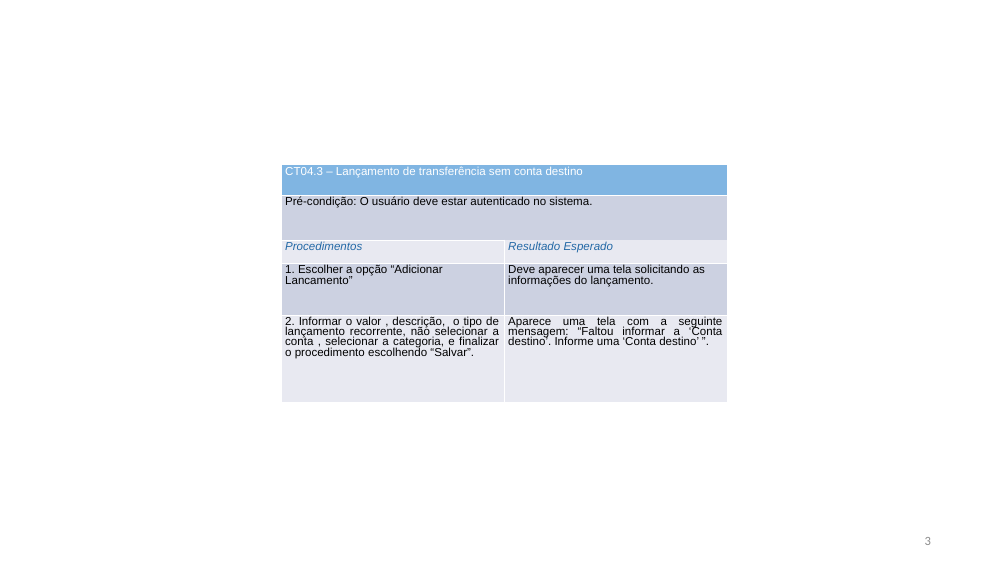
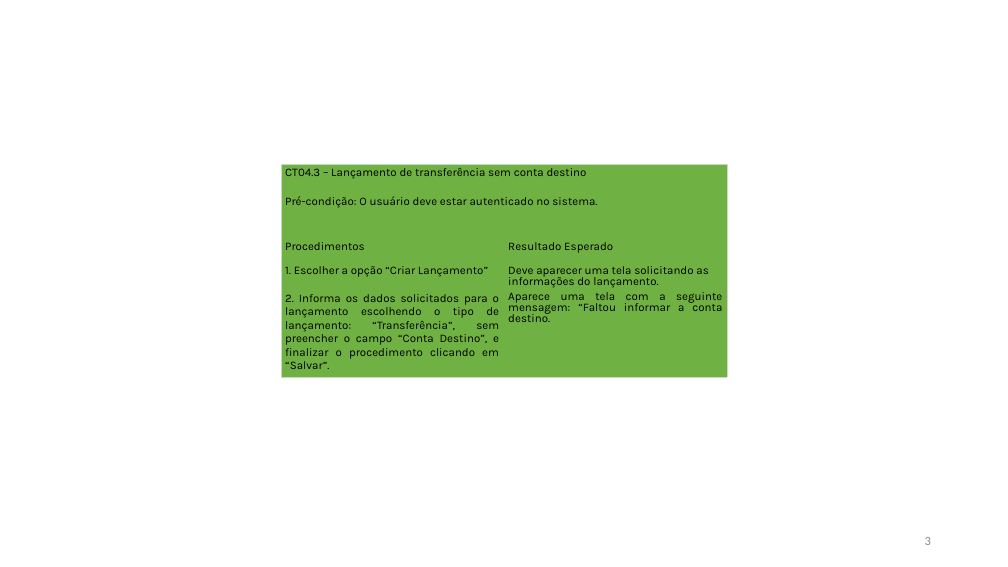
Before and after one commit to evertonschuster/GestaoFinancaPessoal, a slide deck: slide 3 of GestaoFinancaPessoal/GestaoFinancaPessoal/Documentos/Entrega-02/TestesAceitaçãoUS04.pptx. Drawn at 1008x567 pixels with LibreOffice and Linux fonts; fonts in the diff are those of the drawing. Boxes give left, top, right and bottom in pixels: in the first picture for what was removed or moved away, otherwise in the second. Text is boxed around its words. In the diff, an @@ line names an element or a change of style, - is before the commit and + after.

```diff
--- a/GestaoFinancaPessoal/GestaoFinancaPessoal/Documentos/Entrega-02/TestesAceitaçãoUS04.pptx
+++ b/GestaoFinancaPessoal/GestaoFinancaPessoal/Documentos/Entrega-02/TestesAceitaçãoUS04.pptx
@@ table at box(281, 165, 727, 378) @@
-row 4, column 1: 1. Escolher a opção “Adicionar Lancamento”
+row 4, column 1: 1. Escolher a opção “Criar Lançamento”
-row 5, column 1: 2. Informar o valor , descrição, o tipo de lançamento recorrente, não selecionar a conta , selecionar a categoria, e finalizar o procedimento escolhendo “Salvar”.
+row 5, column 1: 2. Informa os dados solicitados para o lançamento escolhendo o tipo de lançamento: “Transferência”, sem preencher o campo “Conta Destino”, e finalizar o procedimento clicando em “Salvar”.
-row 5, column 2: Aparece uma tela com a seguinte mensagem: “Faltou informar a ‘Conta destino’. Informe uma ‘Conta destino’ ”.
+row 5, column 2: Aparece uma tela com a seguinte mensagem: “Faltou informar a conta destino.
@@ fill #80B5E2 to none in row 1, column 1 @@
@@ fill #CCD1E1 to none in 3 cells @@
@@ fill #E8E9F1 to none in 4 cells @@
@@ font Arial to Karla in "CT04.3 – Lançamento de transferência sem conta ...", "Pré-condição: O usuário deve estar autenticado no ...", "Procedimentos", "Resultado Esperado" and 1 more places @@
@@ text colour #FFFFFF to #000000 in "CT04.3 – Lançamento de transferência sem conta ..." @@
@@ text colour #2469A6 to #000000, italic off in "Procedimentos", "Resultado Esperado" @@
@@ borders changed @@
```
Also in this commit, not shown: 8 other slides changed.
